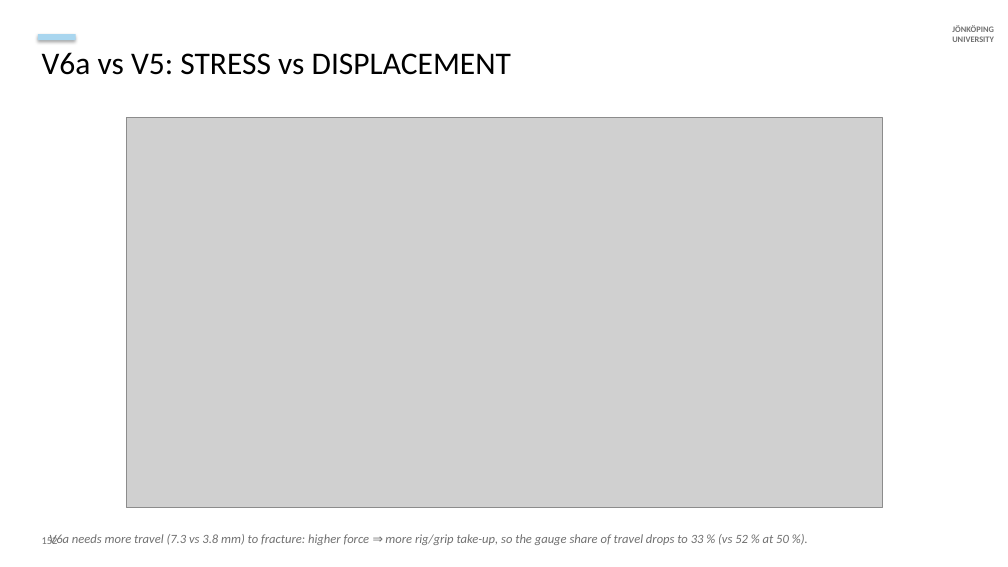
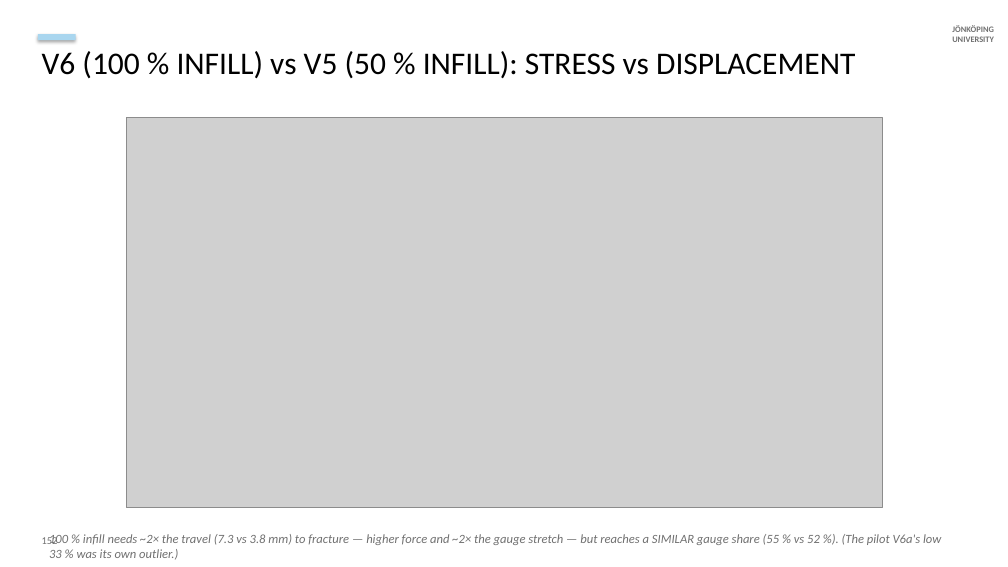
Before and after one commit to cenmir/UTM, a slide deck: slide 12 of V6a_8_6_20_slides.pptx. Drawn at 1008x567 pixels with LibreOffice and Linux fonts; fonts in the diff are those of the drawing; grey boxes stand for pictures. Boxes give left, top, right and bottom in pixels: in the first picture for what was removed or moved away, otherwise in the second. Text is boxed around its words. In the diff, an @@ line names an element or a change of style, - is before the commit and + after.

```diff
--- a/V6a_8_6_20_slides.pptx
+++ b/V6a_8_6_20_slides.pptx
@@ text at <box>42,51,855,78</box>: text changed @@
-V6a vs V5: STRESS vs DISPLACEMENT
+V6 (100 % INFILL) vs V5 (50 % INFILL): STRESS vs DISPLACEMENT
@@ text at <box>49,534,941,560</box>: text changed @@
-V6a needs more travel (7.3 vs 3.8 mm) to fracture: higher force ⇒ more rig/grip take-up, so the gauge share of travel drops to 33 % (vs 52 % at 50 %).
+100 % infill needs ~2× the travel (7.3 vs 3.8 mm) to fracture — higher force and ~2× the gauge stretch — but reaches a SIMILAR gauge share (55 % vs 52 %). (The pilot V6a's low 33 % was its own outlier.)
```
Also in this commit, not shown: 7 other slides changed, 5 slides added, 14 other files.
